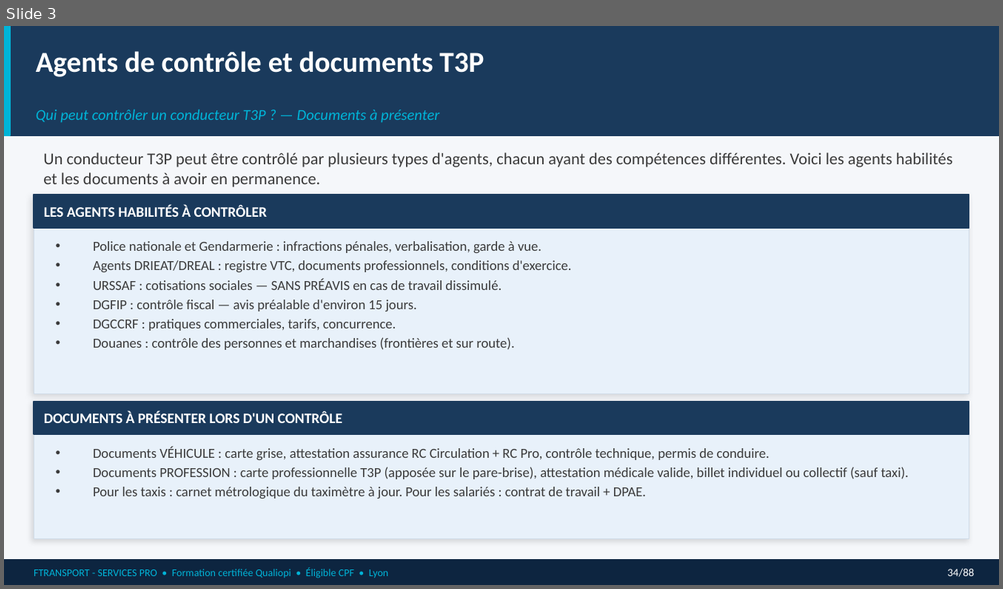
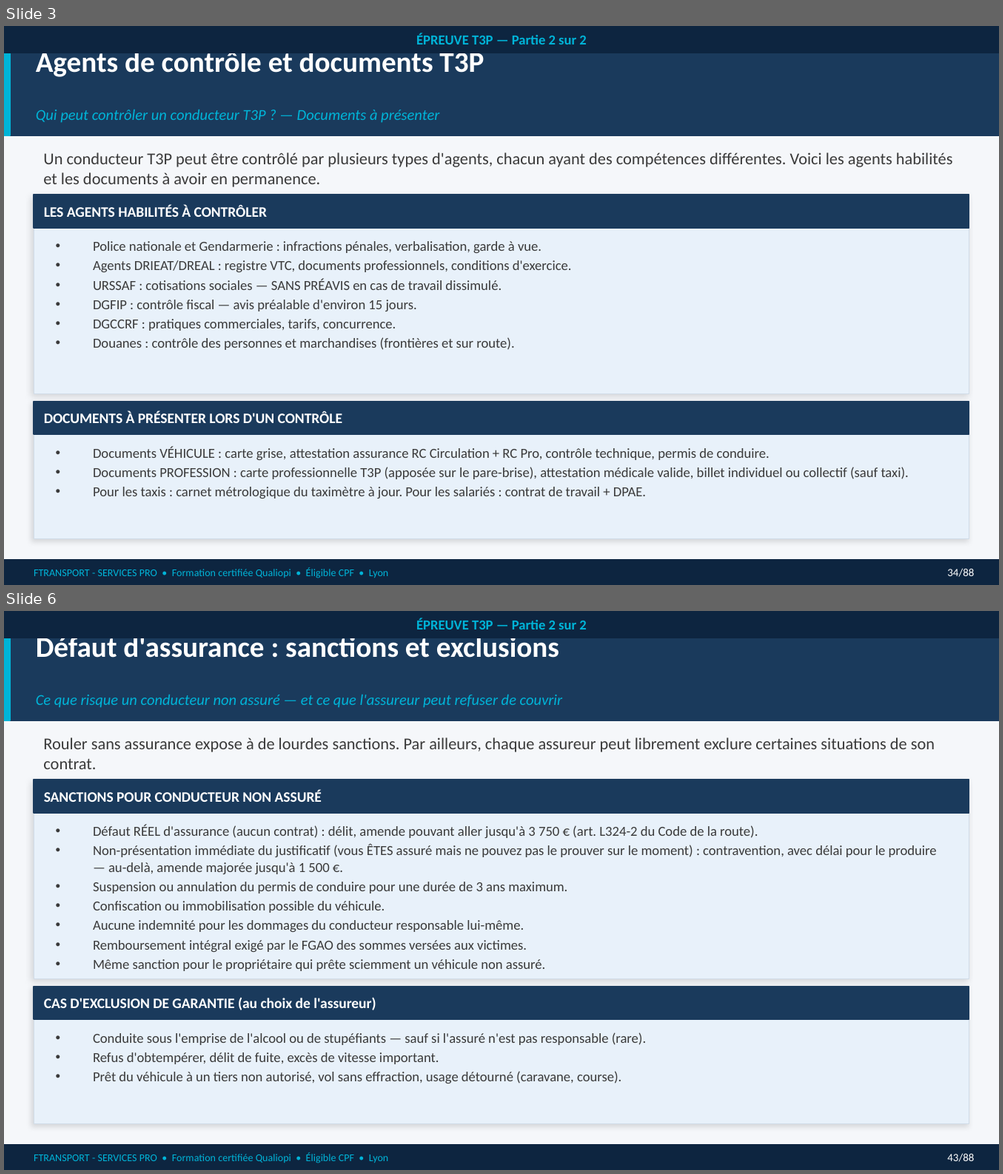
Before and after one commit to nanouf69/insight-learn-manage, a slide deck: public/cours/vtc/A_T3P_partie_2.pptx. Shown one above the other, each under a label of ours: slide 3 before the commit, slides 3 and 6 after it; the slides between them are not shown. The pictures are 1003x589 and 1003x1174 pixels, drawn with LibreOffice and Linux fonts; fonts in the diff are those of the drawing. Boxes give left, top, right and bottom in pixels: in the first picture for what was removed or moved away, otherwise in the second. Text is boxed around its words. In the diff, an @@ line names an element or a change of style, - is before the commit and + after.

```diff
--- a/public/cours/vtc/A_T3P_partie_2.pptx
+++ b/public/cours/vtc/A_T3P_partie_2.pptx
@@ slide 6 added at [4, 611, 999, 1170], background #F5F7FA @@
@@ rectangle added at [4, 611, 999, 721], fill #1A3A5C, outline #1A3A5C 1 pt @@
@@ rectangle added at [4, 611, 10, 721], fill #00B4D8, outline #00B4D8 1 pt @@
@@ rectangle added at [4, 611, 999, 639], fill #0D2540, 10 pt, text #00B4D8, bold @@
+ÉPREUVE T3P — Partie 2 sur 2
@@ text added at [36, 638, 559, 658], 21 pt, text #FFFFFF, bold @@
+Défaut d'assurance : sanctions et exclusions
@@ text added at [36, 695, 562, 707], 11 pt, text #00B4D8, italic @@
+Ce que risque un conducteur non assuré — et ce que l'assureur peut refuser de couvrir
@@ text added at [43, 738, 934, 769], 12 pt, text #3A3A3A @@
+Rouler sans assurance expose à de lourdes sanctions. Par ailleurs, chaque assureur peut librement exclure certaines situations de son contrat.
@@ rectangle added at [34, 780, 969, 979], fill #E8F1FA, outline #D0DCE8 0.5 pt @@
@@ rectangle added at [34, 780, 969, 813], fill #1A3A5C, outline #1A3A5C 1 pt @@
@@ text added at [44, 790, 321, 802], 10.5 pt, text #FFFFFF, bold @@
+SANCTIONS POUR CONDUCTEUR NON ASSURÉ
@@ text added at [93, 825, 936, 971], 10 pt, text #3A3A3A @@
+• Défaut RÉEL d'assurance (aucun contrat) : délit, amende pouvant aller jusqu'à 3 750 € (art. L324-2 du Code de la route).
+• Non-présentation immédiate du justificatif (vous ÊTES assuré mais ne pouvez pas le prouver sur le moment) : contravention, avec délai pour le produire — au-delà, amende majorée jusqu'à 1 500 €.
+• Suspension ou annulation du permis de conduire pour une durée de 3 ans maximum.
+• Confiscation ou immobilisation possible du véhicule.
+• Aucune indemnité pour les dommages du conducteur responsable lui-même.
+• Remboursement intégral exigé par le FGAO des sommes versées aux victimes.
+• Même sanction pour le propriétaire qui prête sciemment un véhicule non assuré.
@@ rectangle added at [34, 987, 969, 1125], fill #E8F1FA, outline #D0DCE8 0.5 pt @@
@@ rectangle added at [34, 987, 969, 1019], fill #1A3A5C, outline #1A3A5C 1 pt @@
@@ text added at [44, 997, 375, 1011], 10.5 pt, text #FFFFFF, bold @@
+CAS D'EXCLUSION DE GARANTIE (au choix de l'assureur)
@@ text added at [93, 1033, 646, 1084], 10 pt, text #3A3A3A @@
+• Conduite sous l'emprise de l'alcool ou de stupéfiants — sauf si l'assuré n'est pas responsable (rare).
+• Refus d'obtempérer, délit de fuite, excès de vitesse important.
+• Prêt du véhicule à un tiers non autorisé, vol sans effraction, usage détourné (caravane, course).
@@ rectangle added at [4, 1145, 999, 1170], fill #0D2540, outline #0D2540 1 pt @@
@@ text added at [34, 1153, 388, 1164], 7.5 pt, text #00B4D8 @@
+FTRANSPORT - SERVICES PRO • Formation certifiée Qualiopi • Éligible CPF • Lyon
@@ text added at [947, 1153, 973, 1162], 8 pt, text #FFFFFF @@
+43/88
@@ slide 3 changed as well @@
@@ rectangle added at [4, 26, 999, 54], fill #0D2540, 10 pt, text #00B4D8, bold @@
+ÉPREUVE T3P — Partie 2 sur 2
```
Also in this commit, not shown: 38 other slides changed, 3 other slides added.
